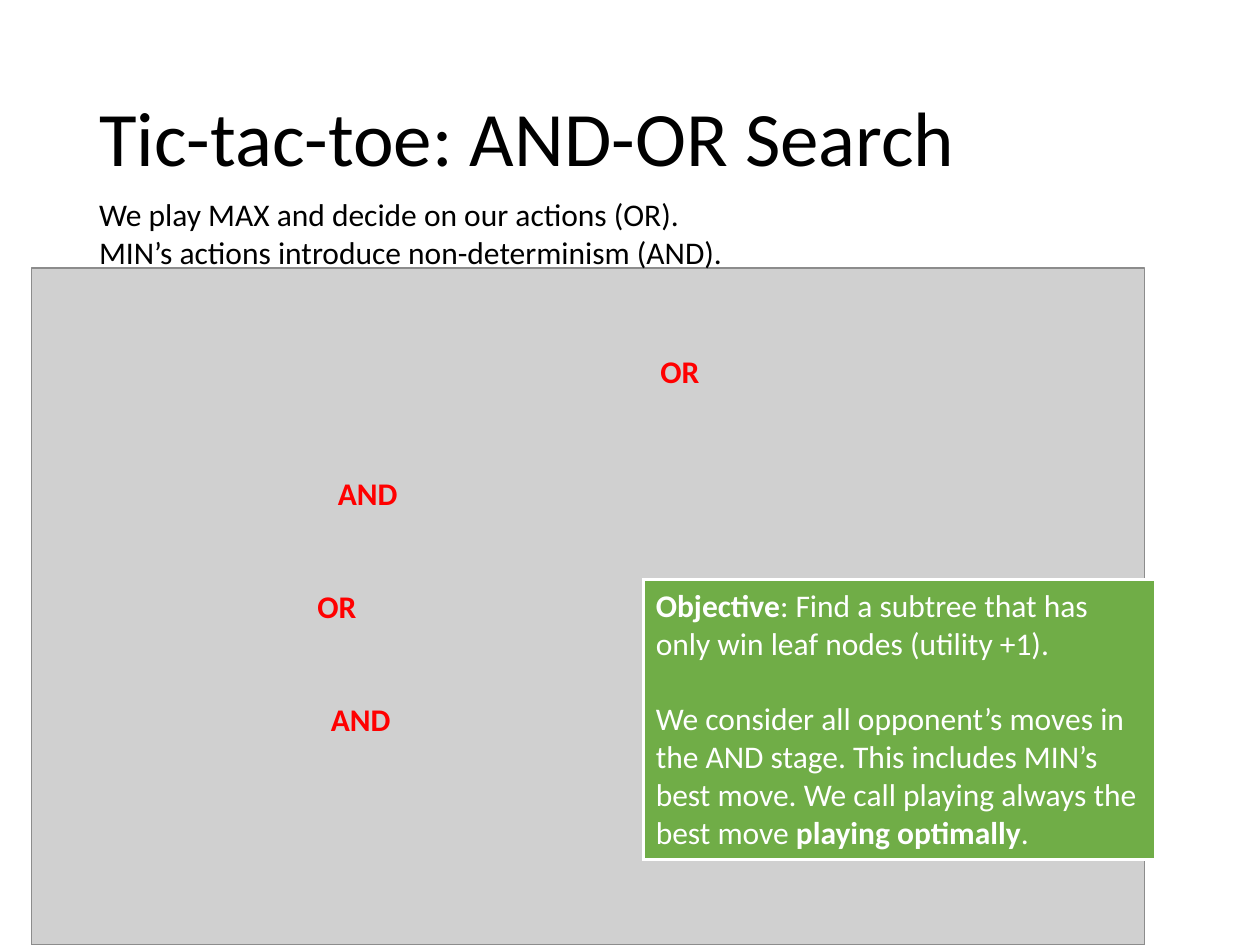
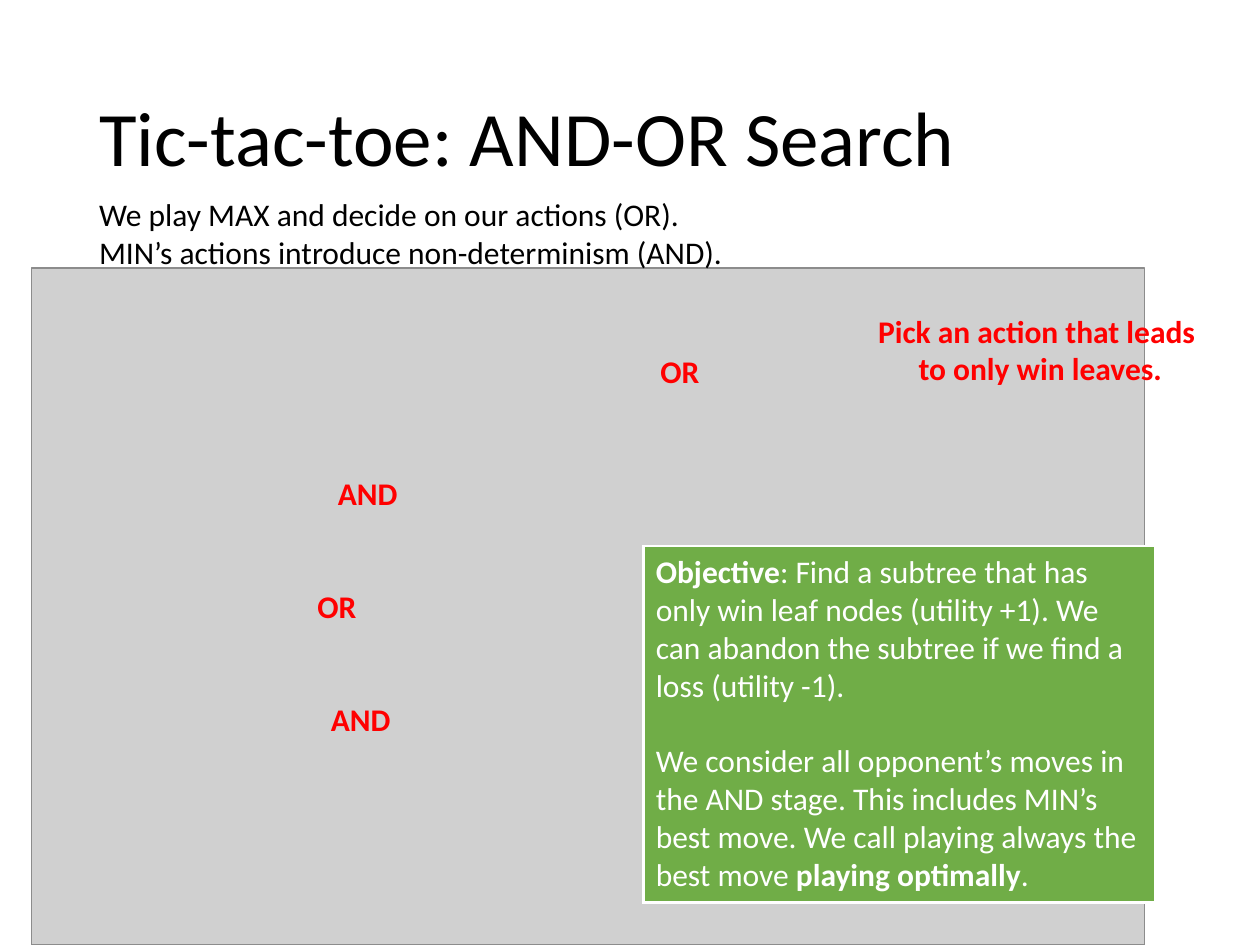
Before and after one commit to mhahsler/CS7320-AI, a slide deck: slide 11 of slides/05_games.pptx. Drawn at 1260x945 pixels with LibreOffice and Linux fonts; fonts in the diff are those of the drawing; grey boxes stand for pictures. Boxes give left, top, right and bottom in pixels: in the first picture for what was removed or moved away, otherwise in the second. Text is boxed around its words. In the diff, an @@ line names an element or a change of style, - is before the commit and + after.

Commit message:
imporved search space size estimation.

```diff
--- a/slides/05_games.pptx
+++ b/slides/05_games.pptx
@@ text added at <box>878,316,1195,388</box>, 18 pt, text #FF0000, bold @@
+Pick an action that leads
+to only win leaves.
@@ rectangle "Objective: Find a subtree that ...": place and size @@
-rectangle "Objective: Find a subtree that ..." at <box>644,580,1157,859</box>
+rectangle "Objective: Find a subtree that ..." at <box>644,546,1157,902</box>
@@ text in rectangle at <box>656,561,1123,702</box>: text changed @@
-Objective: Find a subtree that has only win leaf nodes (utility +1).
+Objective: Find a subtree that has only win leaf nodes (utility +1). We can abandon the subtree if we find a loss (utility -1).
```
Also in this commit, not shown: 2 other slides changed, 1 other file.
